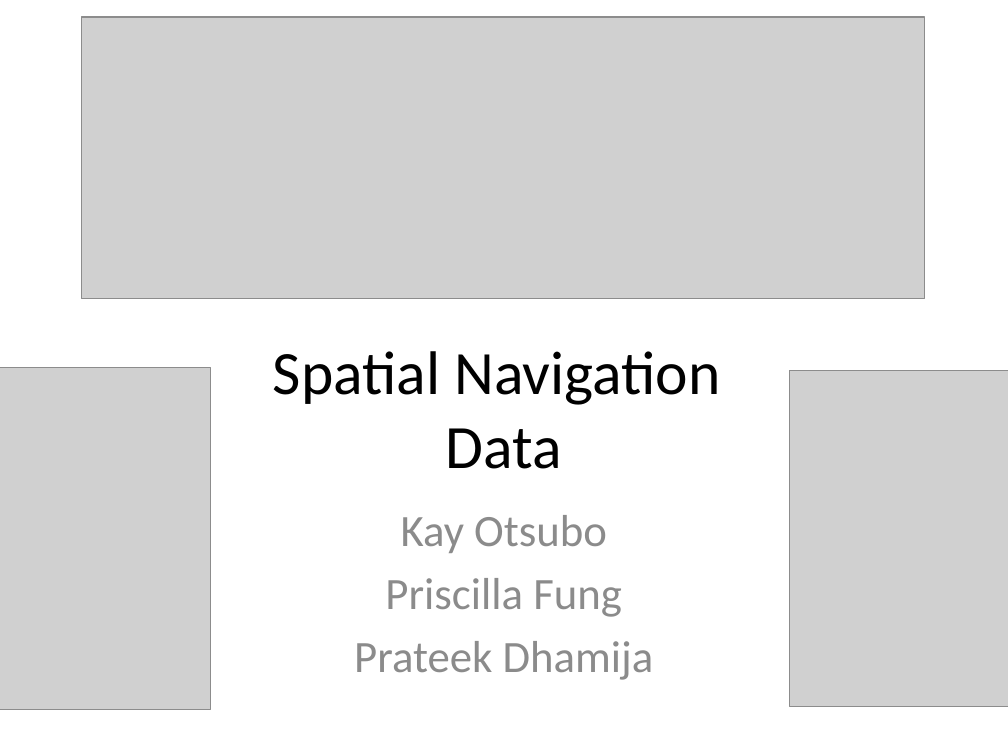
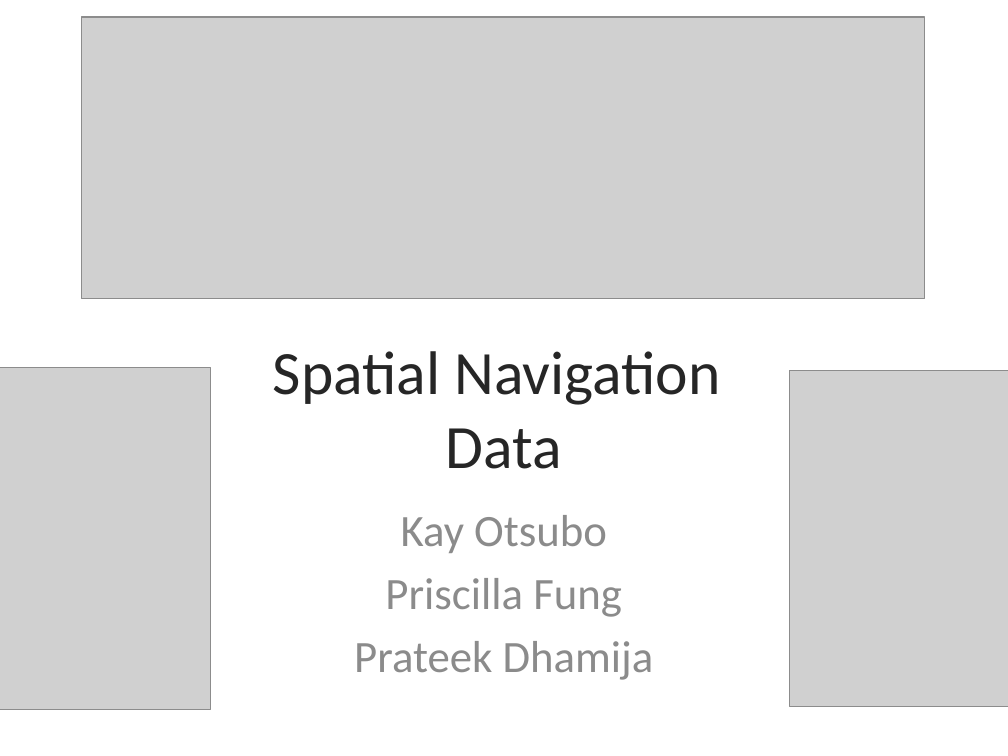
Before and after one commit to psychhack2019/behavioural-chatime, a slide deck: slide 1 of Presentation.pptx. Drawn at 1008x756 pixels with LibreOffice and Linux fonts; fonts in the diff are those of the drawing; grey boxes stand for pictures. Boxes give left, top, right and bottom in pixels: in the first picture for what was removed or moved away, otherwise in the second. Text is boxed around its words. In the diff, an @@ line names an element or a change of style, - is before the commit and + after.

```diff
--- a/Presentation.pptx
+++ b/Presentation.pptx
@@ text "Spatial Navigation" at (273, 351, 720, 469): text colour #000000 to #262626 @@
```
Also in this commit, not shown: 1 other slide changed.
